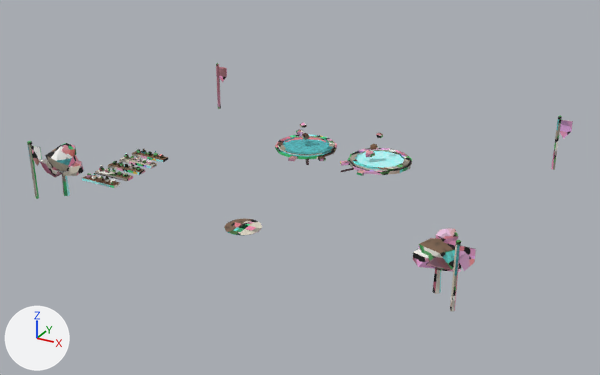
Before and after pictures for a commit that changed the FBX model assets/stations/area_spring_3_5.fbx.
One viewpoint serves both versions: a 50 mm lens placed at (139.8, -258.5, 126.9), pointed at (0.9, -6.0, 0.6). The axes (+X, +Y, +Z) are drawn at lower left. The lights are the same throughout. The picture after the commit comes second.

Script lines for the objects in view, before the commit:
```python
me_area_spring_3_5_body = bpy.data.meshes.new('area_spring_3_5_body')
me_area_spring_3_5_body.from_pydata(...)  # 1076 vertices, 1480 faces; spans x -81.0..85.0, y -61.0..61.0, z 0.0..23.0
me_area_spring_3_5_body.materials.append(mat_area_spring_3_5_baked)  # picture img_area_spring_3_5_png
ob_area_spring_3_5_body = bpy.data.objects.new('area_spring_3_5_body', me_area_spring_3_5_body)
ob_area_spring_3_5_body.location = (0.0, 0.0, 0.0)
```
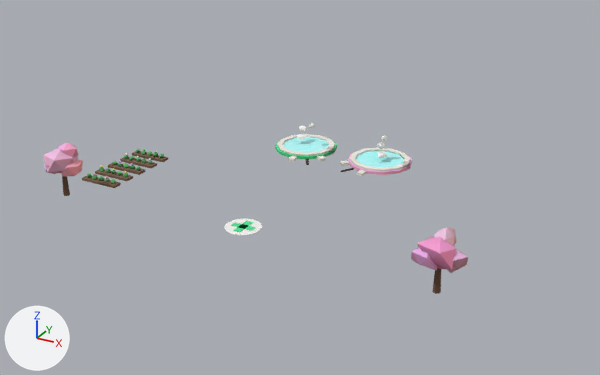
Where the change shows, as pixel boxes [x1, y1, x2, y2] in the pictures (600 x 375 px; the box of a moved part takes in the faces that stretch with it):
'area_spring_3_5_body', reshaped (22% narrower, 31% shorter)
    before: [27, 63, 573, 311]
    after: [43, 123, 468, 294]
part 1 of me_area_spring_3_5_body, moved or reshaped
    before: [366, 150, 375, 157]
    after: [378, 151, 387, 158]
part 2 of me_area_spring_3_5_body, moved or reshaped
    before: [376, 133, 383, 138]
    after: [381, 135, 388, 141]
part 3 of me_area_spring_3_5_body, moved or reshaped
    before: [302, 133, 309, 140]
    after: [296, 134, 306, 140]
part 4 of me_area_spring_3_5_body, moved or reshaped
    before: [295, 129, 303, 136]
    after: [299, 125, 307, 131]
part 5 of me_area_spring_3_5_body, moved or reshaped
    before: [300, 122, 307, 128]
    after: [309, 123, 315, 128]
part 6 of me_area_spring_3_5_body, deleted
    before: [27, 63, 573, 311]
part 7 of me_area_spring_3_5_body, moved or reshaped
    before: [40, 143, 157, 178]
    after: [43, 142, 157, 178]
part 8 of me_area_spring_3_5_body, moved or reshaped
    before: [413, 228, 461, 272]
    after: [411, 227, 468, 273]
part 9 of me_area_spring_3_5_body, moved or reshaped
    before: [370, 144, 378, 150]
    after: [377, 142, 385, 149]
part 10 of me_area_spring_3_5_body, surface changed
    both: [62, 134, 456, 294]

The change in detail:
me_area_spring_3_5_body is used by ob_area_spring_3_5_body; location (0.0, 0.0, 0.0).
me_area_spring_3_5_body had 1076 vertices, 1480 faces and spanned x -81.0..85.0, y -61.0..61.0, z 0.0..23.0.
me_area_spring_3_5_body now has 940 vertices, 1340 faces and spans x -80.0..81.0, y -59.0..45.0, z 0.0..20.0.
me_area_spring_3_5_body part 1: the loose piece of 12 vertices spanning x 12.0..16.0, y 26.0..31.0, z 3.0..6.0 is moved by (4.0, 2.0, 0.0).
me_area_spring_3_5_body part 2: the loose piece of 12 vertices spanning x 14.0..17.0, y 32.0..35.0, z 10.0..12.0 is moved by (3.0, -2.0, 0.0).
me_area_spring_3_5_body part 3: the loose piece of 12 vertices spanning x -21.0..-17.0, y 33.0..36.0, z 3.0..6.0 is moved by (-1.0, -2.0, 0.0).
me_area_spring_3_5_body part 4: the loose piece of 12 vertices spanning x -20.0..-17.0, y 27.0..31.0, z 7.0..9.0 is moved by (-2.0, 6.0, 0.0).
me_area_spring_3_5_body part 5: the loose piece of 12 vertices spanning x -19.0..-16.0, y 28.0..32.0, z 10.0..13.0 is moved by (3.0, 1.0, 0.0).
me_area_spring_3_5_body part 6: 12 loose pieces with 136 vertices, spanning x -81.0..85.0, y -61.0..61.0, z 0.0..23.0, are deleted.
me_area_spring_3_5_body part 7: 27 vertices moved from x -75.0..-63.0, y -51.0..-8.0, z 1.0..18.0 to x -76.0..-63.0, y -51.0..-8.0, z 1.0..18.0; 48 vertices removed from x -79.0..-63.0, y -57.0..-8.0, z 1.0..20.0; 48 vertices added at x -80.0..-63.0, y -59.0..-8.0, z 1.0..18.0.
me_area_spring_3_5_body part 8: 12 vertices moved from x 66.0..78.0, y -58.0..-47.0, z 10.0..18.0 to x 67.0..77.0, y -57.0..-46.0, z 10.0..18.0; 10 vertices removed from x 72.0..79.0, y -55.0..-48.0, z 8.0..13.0; 10 vertices added at x 73.0..81.0, y -55.0..-48.0, z 6.0..13.0.
me_area_spring_3_5_body part 9: 11 vertices removed from x 14.0..17.0, y 27.0..31.0, z 7.0..9.0; 11 vertices added at x 15.0..19.0, y 30.0..34.0, z 6.0..9.0.
me_area_spring_3_5_body part 10: 930 kept faces spanning x -77.0..78.0, y -59.0..45.0, z 0.0..20.0 get new texture (UV) coordinates.
